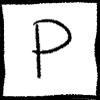
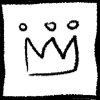
Layered file, before and after one edit (100px x 100px). Changes by layer:
painted on "Paint Layer 1" over [18, 15, 80, 79]
